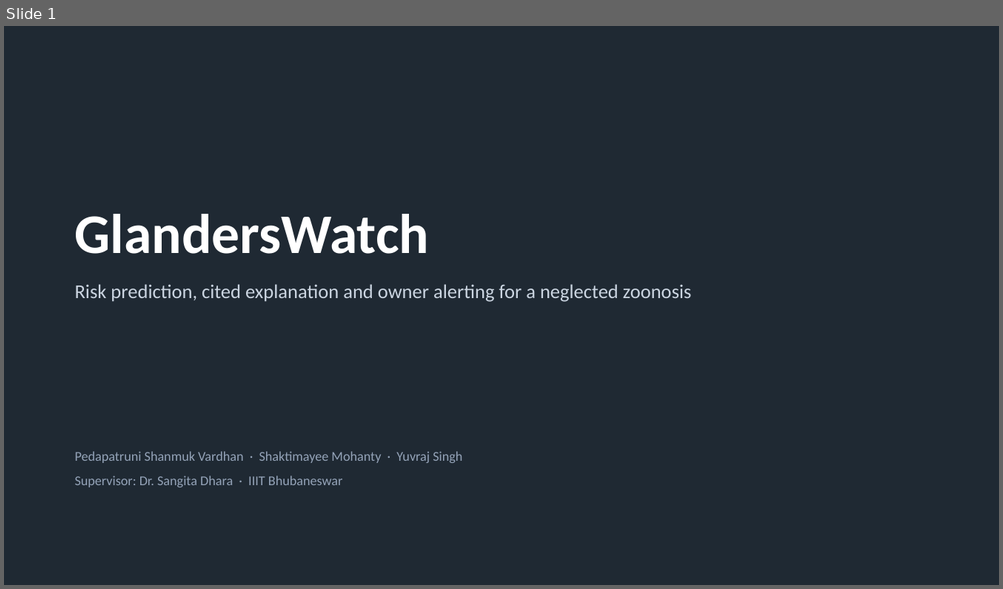
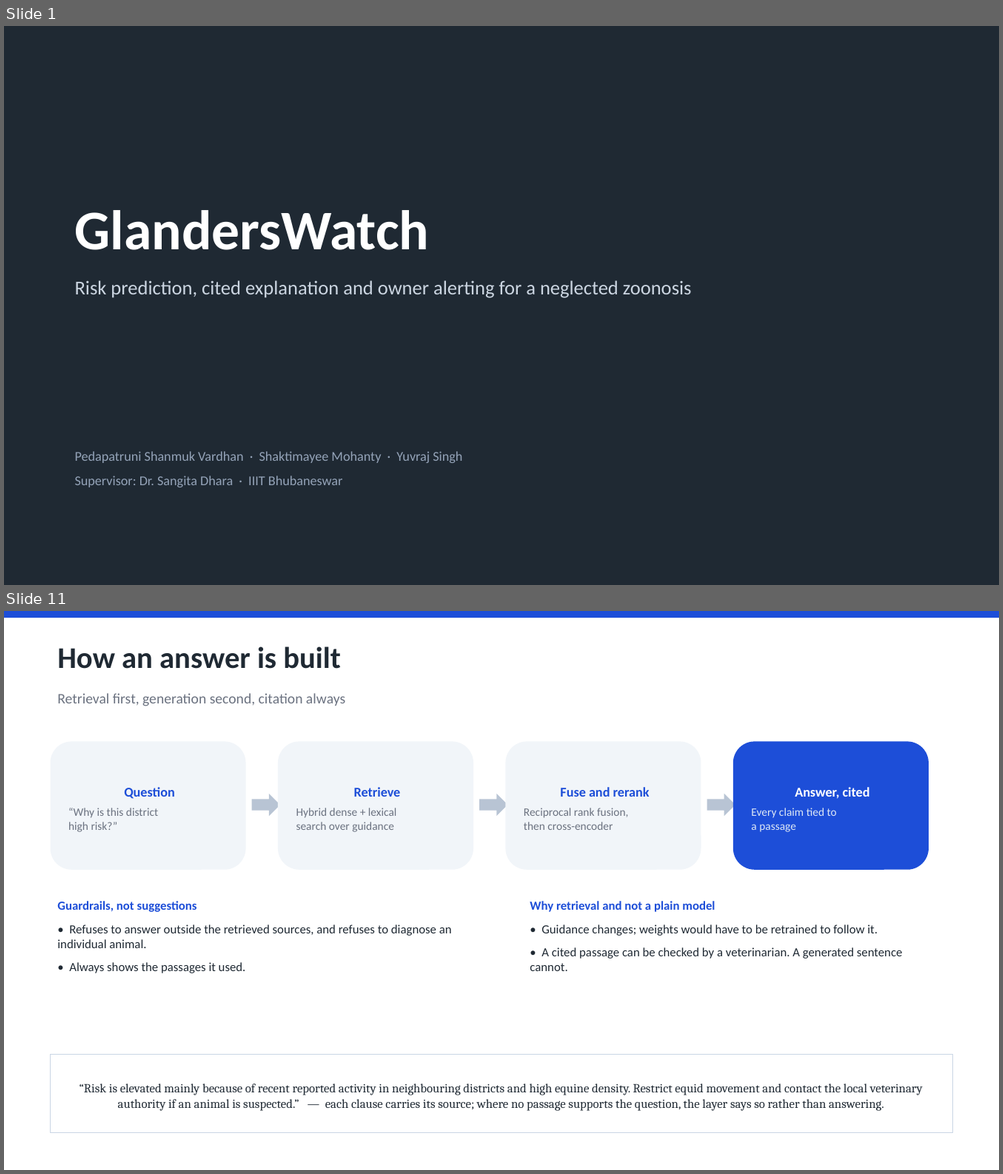
Before and after one commit to YuvrajSingh-mist/glandersWatch, a slide deck: GlandersWatch_Deck.pptx. Shown one above the other, each under a label of ours: slide 1 before the commit, slides 1 and 11 after it; the slides between them are not shown. The pictures are 1003x589 and 1003x1174 pixels, drawn with LibreOffice and Linux fonts; fonts in the diff are those of the drawing. Boxes give left, top, right and bottom in pixels: in the first picture for what was removed or moved away, otherwise in the second. Text is boxed around its words. In the diff, an @@ line names an element or a change of style, - is before the commit and + after.

Commit message:
Restructure the deck around the whole system
Overview, problem statement and need first, then one section per component
holding only that component's information: risk engine, explanation layer,
alert service, and where the project stands.

Fixes from review: the architecture mock was unreadable at slide size, so the
alert pipeline is drawn natively and the original gets its own full-width
slide; a clipped box and four sparse slides; and the results table is verified
by dumping cell text rather than trusting a low-resolution render.

```diff
--- a/GlandersWatch_Deck.pptx
+++ b/GlandersWatch_Deck.pptx
@@ slide 11 added at <box>4,611,999,1170</box>, background #FFFFFF @@
@@ rectangle added at <box>4,611,999,618</box>, fill #1D4ED8 @@
@@ text added at <box>57,647,341,669</box>, 29 pt, text #1F2933, bold @@
+How an answer is built
@@ text added at <box>57,693,345,706</box>, 14 pt, text #6B7280 @@
+Retrieval first, generation second, citation always
@@ rounded rectangle added at <box>51,741,246,870</box>, fill #F1F5F9, 11 pt, text #6B7280 @@
+Question
+“Why is this district
+high risk?”
@@ rounded rectangle added at <box>278,741,473,870</box>, fill #F1F5F9, 11 pt, text #6B7280 @@
+Retrieve
+Hybrid dense + lexical
+search over guidance
@@ rounded rectangle added at <box>506,741,701,870</box>, fill #F1F5F9, 11 pt, text #6B7280 @@
+Fuse and rerank
+Reciprocal rank fusion,
+then cross-encoder
@@ rounded rectangle added at <box>733,741,928,870</box>, fill #1D4ED8, 11 pt, text #DDE7F5 @@
+Answer, cited
+Every claim tied to
+a passage
@@ right arrow added at <box>252,794,280,816</box>, fill #B8C4D4 @@
@@ right arrow added at <box>479,794,508,816</box>, fill #B8C4D4 @@
@@ right arrow added at <box>707,794,735,816</box>, fill #B8C4D4 @@
@@ text added at <box>57,901,452,974</box>, 12 pt, text #1F2933 @@
+Guardrails, not suggestions
+• Refuses to answer outside the retrieved sources, and refuses to diagnose an individual animal.
+• Always shows the passages it used.
@@ text added at <box>529,901,902,971</box>, 12 pt, text #1F2933 @@
+Why retrieval and not a plain model
+• Guidance changes; weights would have to be retrained to follow it.
+• A cited passage can be checked by a veterinarian. A generated sentence cannot.
@@ rectangle added at <box>51,1055,952,1133</box>, fill #FFFFFF, outline #C9D5E4 1 pt, 12 pt, text #1F2933 @@
+“Risk is elevated mainly because of recent reported activity in neighbouring districts and high equine density. Restrict equid movement and contact the local veterinary authority if an animal is suspected.” — each clause carries its source; where no passage supports the question, the layer says so rather than answering.
@@ slide 1 changed as well @@
@@ rectangle at <box>4,26,999,585</box>: shadow off @@
@@ text "GlandersWatch": place and size @@
-text "GlandersWatch" at <box>75,214,691,302</box>
+text "GlandersWatch" at <box>75,210,691,298</box>
```
Also in this commit, not shown: 4 other slides changed, 11 other slides added, 7 slides removed, 2 other files.
